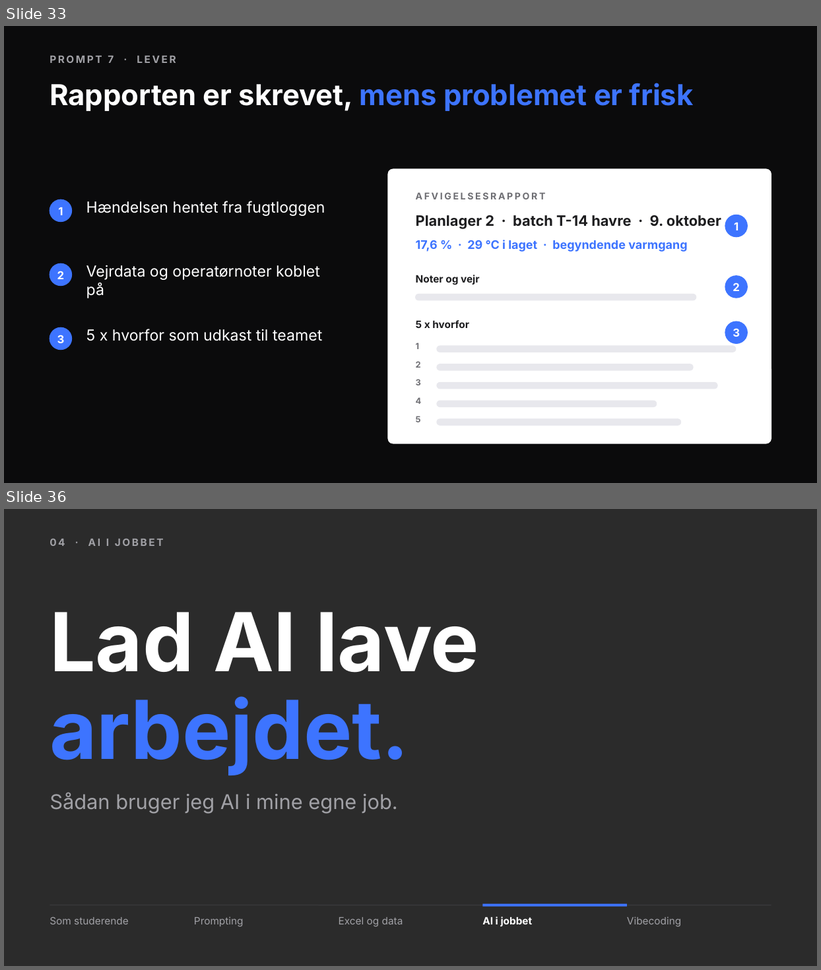
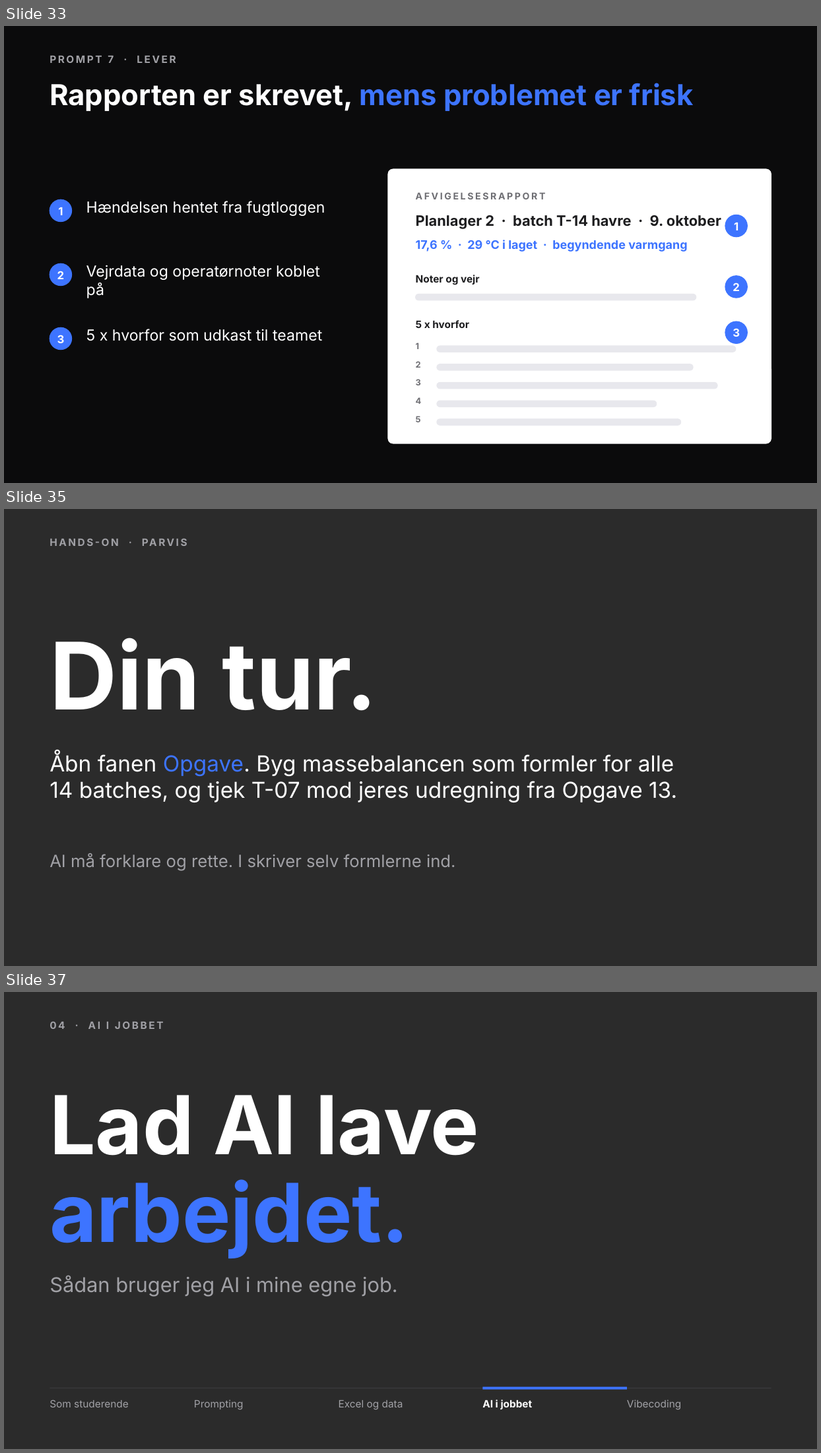
Before and after one commit to andr8769-ui/ucl-ai-undervisning, a slide deck: private/proces/praesentation.pptx. Shown one above the other, each under a label of ours: slides 33 and 36 before the commit, slides 33, 35 and 37 after it; the slides between them are not shown. The pictures are 821x970 and 821x1453 pixels, drawn with LibreOffice and Linux fonts; fonts in the diff are those of the drawing; background and template pictures are left out; a plain dark background stands for a picture behind light text. Boxes give left, top, right and bottom in pixels: in the first picture for what was removed or moved away, otherwise in the second. Text is boxed around its words. In the diff, an @@ line names an element or a change of style, - is before the commit and + after.

```diff
--- a/private/proces/praesentation.pptx
+++ b/private/proces/praesentation.pptx
@@ slide 35 added at bbox=[4, 509, 817, 966], background picture (left out) @@
@@ text added at bbox=[50, 537, 599, 555], 12 pt, text #A1A1A6, bold @@
+HANDS-ON · PARVIS
@@ text added at bbox=[50, 638, 377, 711], 110 pt, text #FFFFFF, bold @@
+Din tur.
@@ text added at bbox=[50, 753, 677, 803], 26 pt, text #FFFFFF @@
+Åbn fanen Opgave. Byg massebalancen som formler for alle 14 batches, og tjek T-07 mod jeres udregning fra Opgave 13.
@@ text added at bbox=[50, 854, 456, 871], 20 pt, text #A1A1A6 @@
+AI må forklare og rette. I skriver selv formlerne ind.
@@ what was slide 36 is now slide 37 @@
```
Also in this commit, not shown: 2 other slides added, 2 slides removed, 35 other files.
